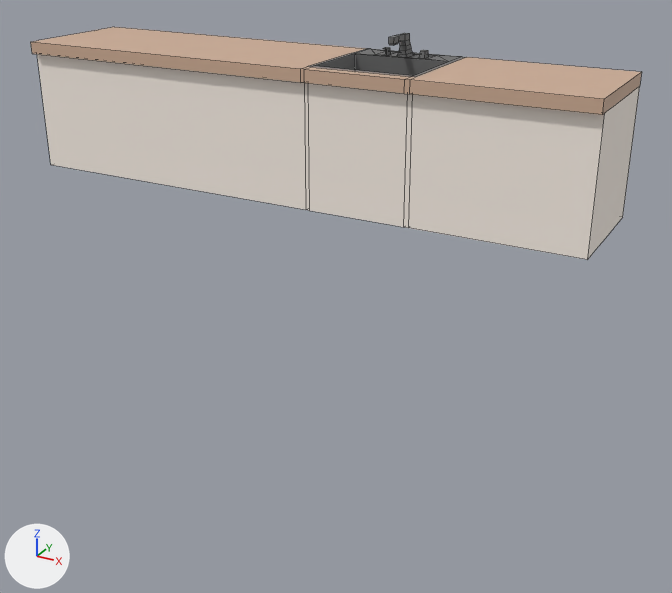
What one commit did to the FBX model Assets/Props/kitchen_counter_sink.fbx.
Rendered twice from a 50 mm lens placed at (0.26, -0.233, 0.125), pointed at (0.066, 0.119, -0.051). Arrows for +X, +Y and +Z are at lower left; the lights stay in place. Mesh edges are drawn as thin lines. Where no turn or scale is listed for an object, it has been applied to the vertices.
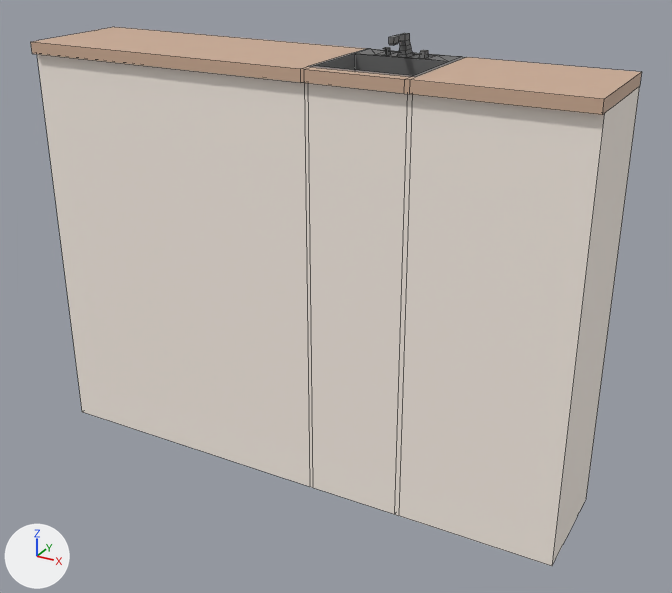
Commit message: More sink scaling

Boxes (x1, y1, x2, y2) around the edits, measured in the pictures (672 x 593 px; the box of a moved part takes in the faces that stretch with it):
'pCube1', reshaped (131% taller)
    before: (31, 27, 642, 260)
    after: (31, 27, 642, 566)
part 1 of me_mesh, moved or reshaped
    before: (51, 98, 623, 260)
    after: (51, 98, 623, 566)

The change, as a list of edits to the scene's bpy script:
```text
Change me_mesh:
    where me_mesh.from_pydata(...)  # 191 vertices, 134 faces; spans x -0.174..0.093, y -0.031..0.028, z -0.001..0.068
    used by ob_pcube1; location = (0.0932, 0.1207, 0.0003)
    me_mesh part 1: all 49 vertices in x -0.174..0.093, y -0.028..0.028, z -0.001 are moved by (0.0, 0.0, -0.142)
```
